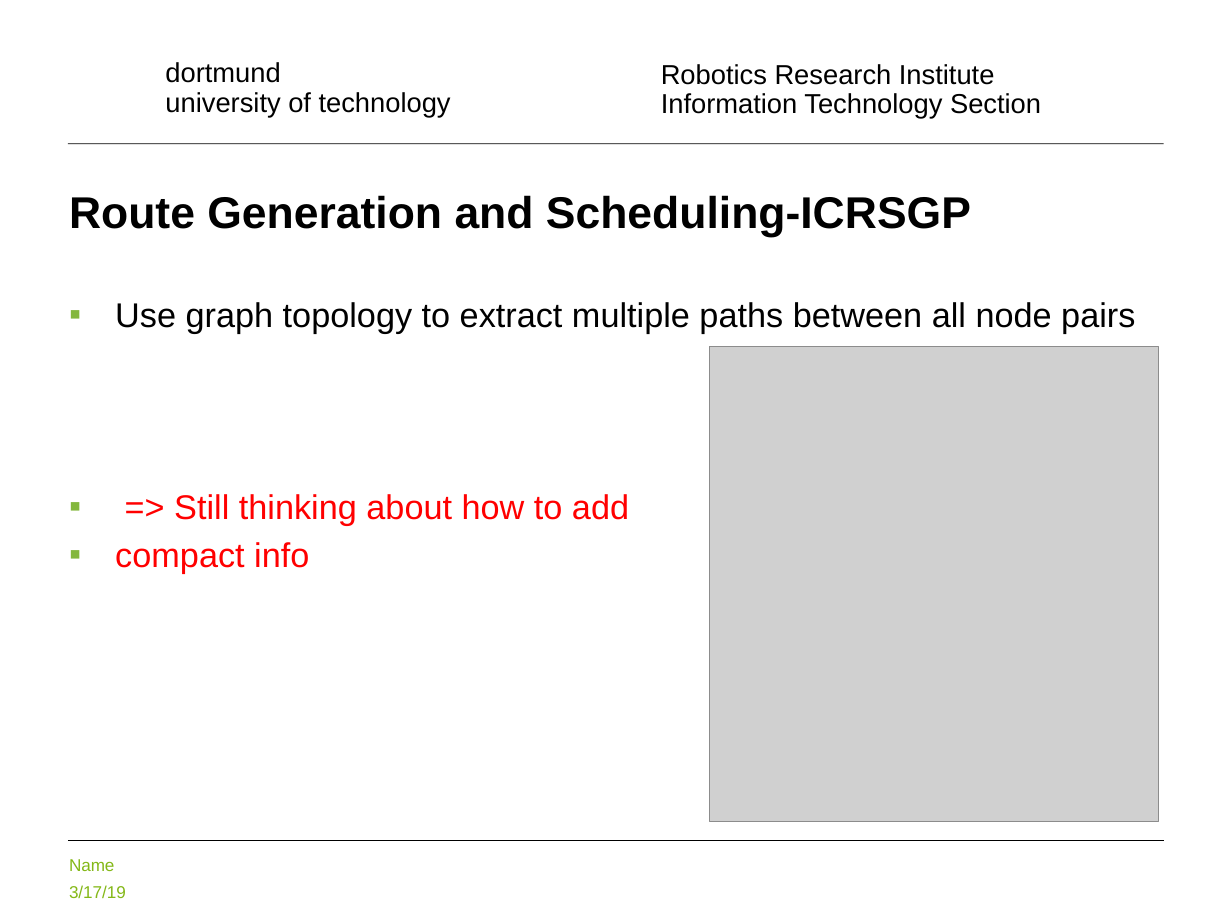
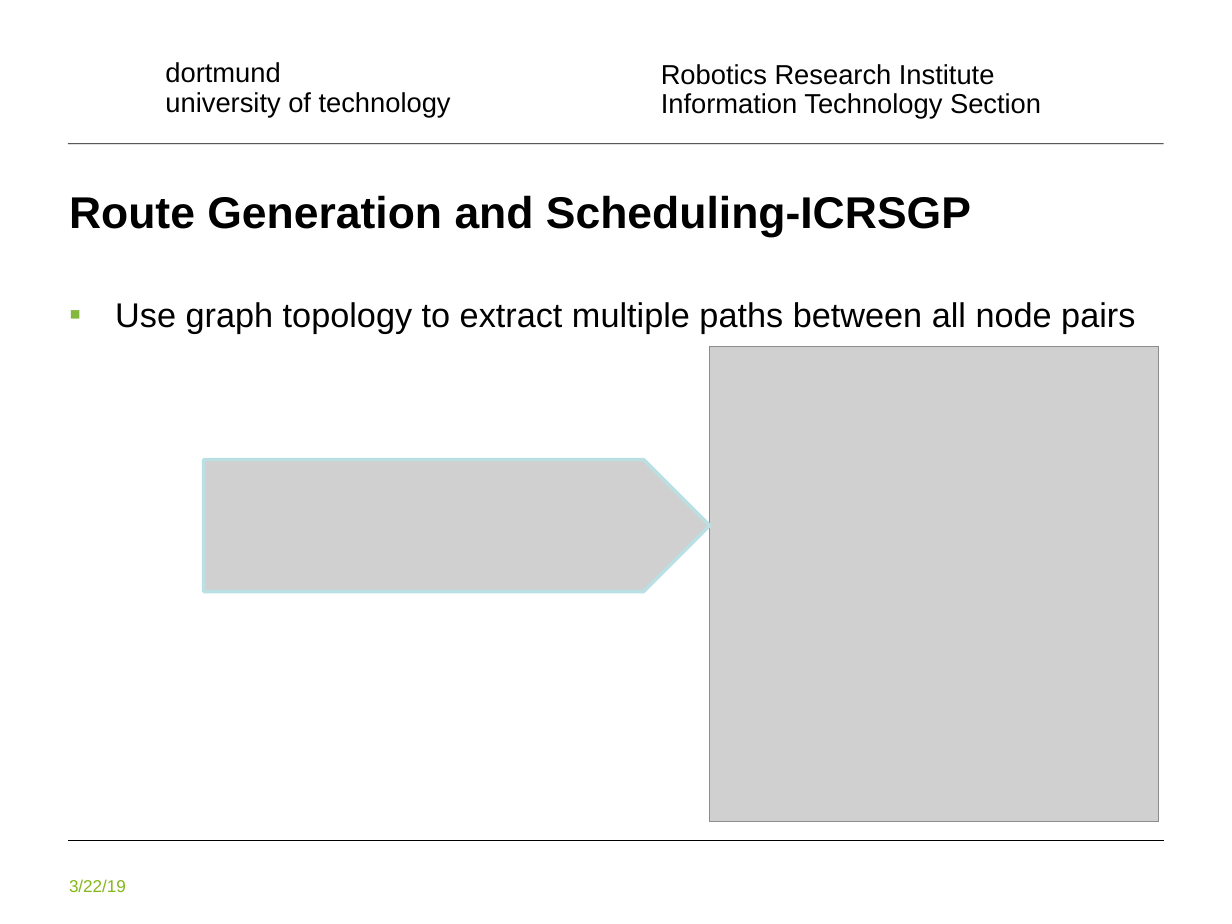
Before and after one commit to halabama/transit_algorithms, a slide deck: slide 19 of PG_present.pptx (slide 15 before the commit). Drawn at 1232x924 pixels with LibreOffice and Linux fonts; fonts in the diff are those of the drawing; grey boxes stand for pictures; background and template pictures are left out. Boxes give left, top, right and bottom in pixels: in the first picture for what was removed or moved away, otherwise in the second. Text is boxed around its words. In the diff, an @@ line names an element or a change of style, - is before the commit and + after.

```diff
--- a/PG_present.pptx
+++ b/PG_present.pptx
@@ picture added at (x1=203, y1=460, x2=710, y2=591) @@
@@ text at (x1=115, y1=494, x2=629, y2=573): paragraphs removed @@
-▪ => Still thinking about how to add
-▪ compact info
@@ text at (x1=69, y1=879, x2=126, y2=892): text changed @@
-Name
-3/17/19
+3/22/19
```
Also in this commit, not shown: 17 other slides changed, 6 slides added, 1 slide removed.
